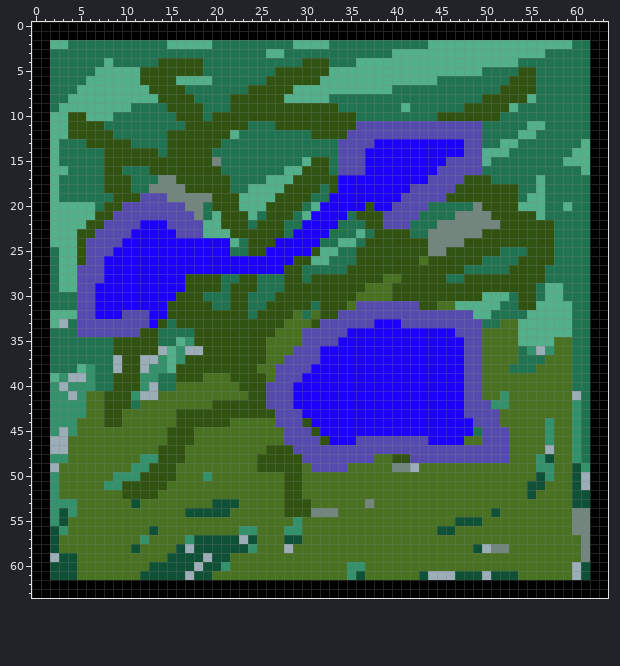
One commit to this pixel-art sprite: Assets/Sprites/Tiles/Floors/watery.png. The first picture shows the starting point.
The file is 64x64 pixels.
Once edited:
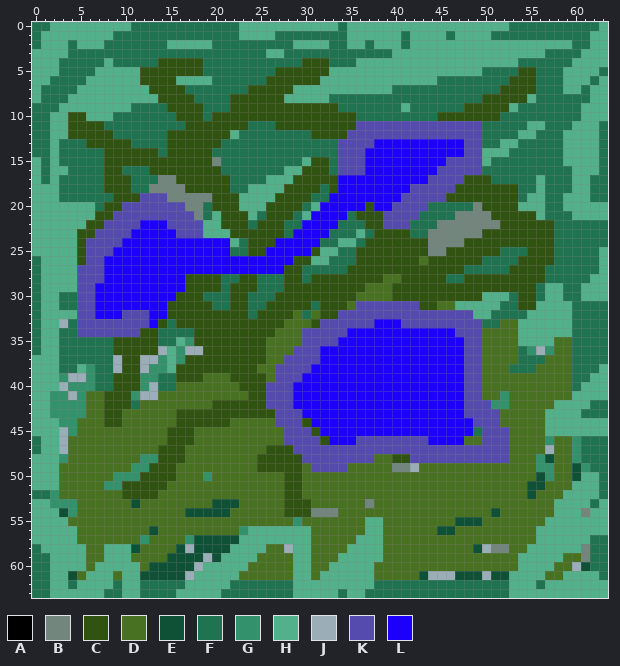
Palette (. is transparent): A #000000  B #72867e  C #315311  D #487121  E #0f5136  F #207351  G #33916b  H #52b18a  J #9badb7  K #554aae  L #1c00fc
Diff:
Changed rows in their new state; - is an unchanged pixel.
first column x 0:
 0 FFHHHHHHHHHFFFFFFFFFFFFHHHHHHHHHHHFHHHHHHHHHHHHHHHHHHFFFFFFFFFFH
 1 FHHHHHHHHFFFFFFFFFFFFFFHHHHFFFFFFFFHHHHHHFHHHHFHHHHFFFFFFFFFFFHH
 2 FH---HHH---------------------------HH-HHH-HH------------------HH
 3 HHHH---------------------------------------------------------HHH
 4 HHH---------------------------------------------------------HHHH
 5 HHH--------------------------------------------------------HHHHF
 6 HH---------------------------------------------------------HHHFH
 7 HF---------------------------------------------------------HH-HH
 8 HF------------------------------------------------------------HH
 9 FF-----------------------------------------------------------HHH
10 FF-----------------------------------------------------------HHH
11 FF----------------------------------------------------------HHHF
12 FF---------------------------------------------------------HHHHF
13 FF---------------------------------------------------------HH-HF
14 FF---------------------------------------------------------H--HF
15 HF------------------------------------------------------------HF
16 HF----------------------------------------------------------H-HF
17 HF----------------------------------------------------------HHFF
18 HH----------------------------------------------------------HHFF
19 HH---------------------------------------------------------HHHFF
20 HH----------------------------------------------------------HHHH
21 HH----------------------------------------------------------HHHH
22 HH------------------------------------------------------------FF
23 HH------------------------------------------------------------FF
24 HH------------------------------------------------------------FF
25 HHH-----------------------------------------------------------FH
26 FHH-----------------------------------------------------------FH
27 FHH-----------------------------------------------------------FH
28 FHH-----------------------------------------------------------HH
29 FHH----------------------------------------------------------HHH
30 FHH----------------------------------------------------------HHH
31 FHH-----------------------------------------------------------FF
32 FH------------------------------------------------------------FF
33 FH------------------------------------------------------------FF
34 FHH-----------------------------------------------------------FF
35 FHH-----------------------------------------------------------FF
36 FHH-----------------------------------------------------------FF
37 HHH-----------------------------------------------------------FF
38 HHH-----------------------------------------------------------FH
39 HH------------------------------------------------------------HH
40 HHH----------------------------------------------------------HHH
41 HH----------------------------------------------------------HHHH
42 HH--------------------------------------------------------HHHHFF
43 HH-------------------------------------------------------HHHH-FF
44 HHH------------------------------------------------------HHHHHHH
45 HHH------------------------------------------------------HHHHHHH
46 FHH-----------------------------------------------------------FF
47 FHH-----------------------------------------------------------FF
48 HHH-----------------------------------------------------------FF
49 HHH-----------------------------------------------------------FF
50 HHH----------------------------------------------------------HHF
51 HHH---------------------------------------------------------HHHF
52 FF---------------------------------------------------------HHHHF
53 HH--------------------------------------------------------HHHHFH
54 HHH-------------------------------------------------------HHH-HH
55 HHHH---------------------------------HH------------------HHHHHHH
56 HHHHH-------------------HHHHHHH------HH-----------------HHHHHHHH
57 HHHHH------------------HHHHHHHH-----HHH-----------------HHHHHHFF
58 FHHHHH--HHH-----------HHHH---HH----HHHH----------------HHHHHH-FF
59 FFHHHH--HHH----------HHHH----HH---HHHHH---------------HHHHH---FF
60 FFHHHH-HHHHH-------HHHHH-----HH--HHHHH----------------HHHH----FF
61 FFHH--HHH-HH------HHHHH------HH-HHHHHH---------------HHHH--HHHHF
62 FFHHFHHHHFHHFFFFFHHHHHFFFFFFFHHHHHHHHHFFFFFFFFFFFFFFFHHHFHHHHHHH
63 FFHHHHHHFFHHFFFFHHHHHFFFFFFFFHHHHHFHHFFFFFFFFFFFFFFFFHHHHHHHHHHH
Where, in picture pixels (left, top, right, bottom), the same in both pictures:
changed: (32, 22, 608, 598)
